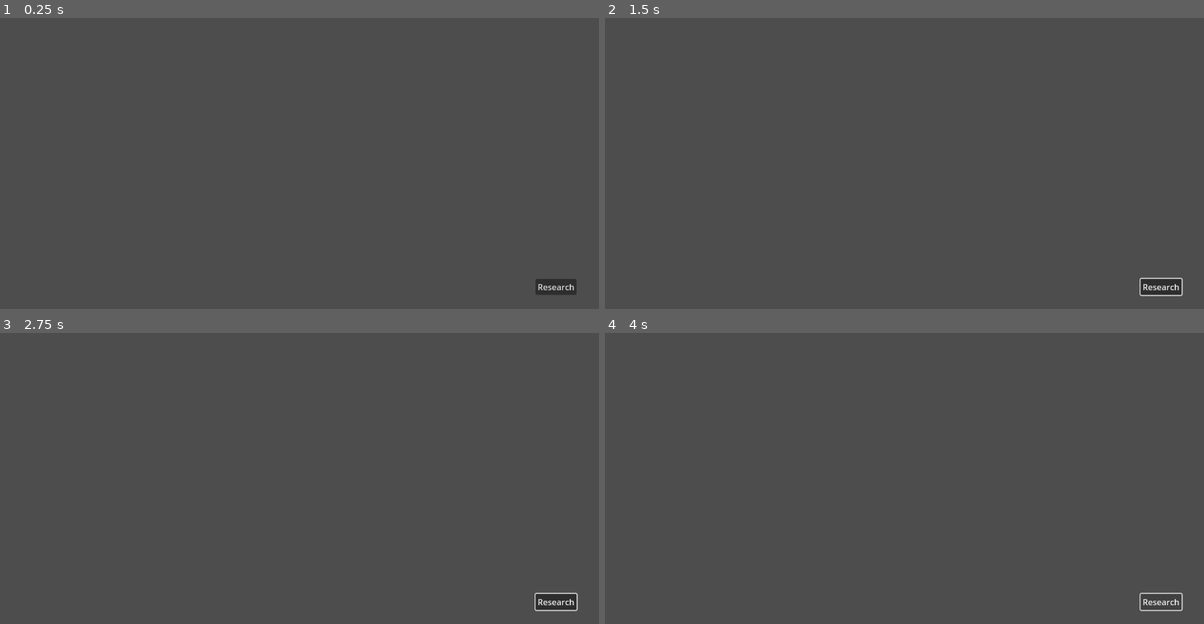
Above: before the commit, frames 1-4 (two rows, left to right).
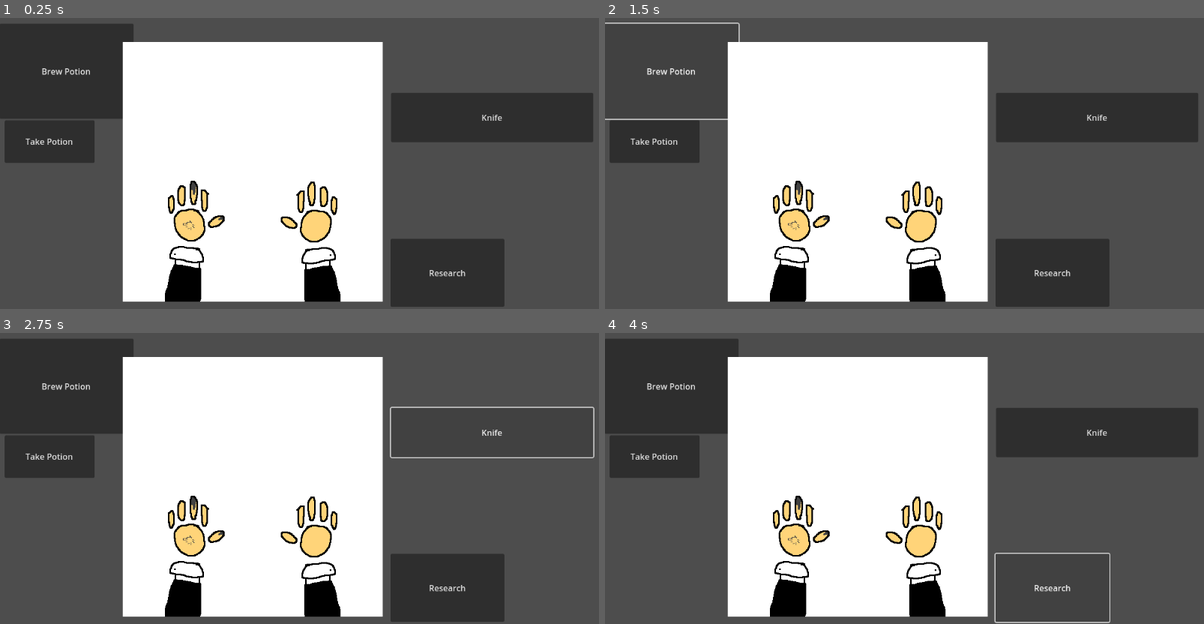
Above: after the commit, the same moments.

Repository: landonhershey/GWJ-Alchemist
Game: Godot game, scene res://node_2d.tscn
The game is run twice, just before and just after one commit, with the same random seed, the same clock (stepped at 60 frames per second) and the same inputs.
Inputs (mouse positions are in pixels of both pictures, inside the frame that each line leads up to):
- Up to frame 1 (0.25 s): no input
- Up to frame 2 (1.5 s): click "Research" at 0.5 s; click (670, 70) at 1.25 s, where only the run after the commit has a clickable "Brew Potion"
- Up to frame 3 (2.75 s): click (491, 431) at 2 s, where only the run after the commit has a clickable "Knife"
- Up to frame 4 (4 s): click (652, 455) at 2.75 s, where only the run after the commit has a clickable "Take Potion"; click "Research" at 3.5 s

The runs differ from the first frame. In frame 1, 58% of the frame differs, in the area x 0-99%, y 2-100%; in frame 2, 52%; in frame 3, 53%; in frame 4, 54%.

Commit message:
working basic prototype

Diff:
--- a/node_2d.tscn
+++ b/node_2d.tscn
@@ -1,10 +1,61 @@
-[gd_scene format=3 uid="uid://dbssb3p448wf4"]
+[gd_scene load_steps=5 format=3 uid="uid://dbssb3p448wf4"]
 
-[node name="Node2D" type="Node2D"]
+[ext_resource type="Texture2D" uid="uid://susmo0ambs03" path="res://sprites/hands/hand_1.png" id="1_0hol4"]
+[ext_resource type="Script" uid="uid://dxbtbu7ocipom" path="res://scripts/turn_manager.gd" id="2_q6r6c"]
+[ext_resource type="Script" uid="uid://dpv1luqqwsneu" path="res://scripts/player.gd" id="3_kdubu"]
+[ext_resource type="Script" uid="uid://b7o11vb0q3t8j" path="res://scripts/hand.gd" id="4_d21ai"]
 
-[node name="Button" type="Button" parent="."]
-offset_left = 1030.0
-offset_top = 590.0
-offset_right = 1109.0
-offset_bottom = 621.0
+[node name="World" type="Node2D"]
+
+[node name="ResearchBtn" type="Button" parent="."]
+offset_left = 751.0
+offset_top = 513.0
+offset_right = 970.0
+offset_bottom = 644.0
 text = "Research"
+
+[node name="BrewPotion" type="Button" parent="."]
+offset_left = -1.0
+offset_top = 99.0
+offset_right = 257.0
+offset_bottom = 282.0
+text = "Brew Potion"
+
+[node name="Hand1" type="Sprite2D" parent="."]
+position = Vector2(486, 384)
+texture = ExtResource("1_0hol4")
+
+[node name="Button3" type="Button" parent="Hand1"]
+anchors_preset = -1
+anchor_bottom = 0.002
+offset_left = 266.0
+offset_top = -152.0
+offset_right = 655.0
+offset_bottom = -58.0
+text = "Knife"
+
+[node name="TurnManager" type="Node" parent="."]
+script = ExtResource("2_q6r6c")
+
+[node name="Player" type="Node" parent="TurnManager"]
+script = ExtResource("3_kdubu")
+metadata/_custom_type_script = "uid://dpv1luqqwsneu"
+
+[node name="LeftHand" type="Node" parent="TurnManager/Player"]
+script = ExtResource("4_d21ai")
+metadata/_custom_type_script = "uid://b7o11vb0q3t8j"
+
+[node name="RightHand" type="Node" parent="TurnManager/Player"]
+script = ExtResource("4_d21ai")
+metadata/_custom_type_script = "uid://b7o11vb0q3t8j"
+
+[node name="TakePotion" type="Button" parent="."]
+offset_left = 9.0
+offset_top = 285.0
+offset_right = 182.0
+offset_bottom = 367.0
+text = "Take Potion"
+
+[connection signal="pressed" from="ResearchBtn" to="TurnManager/Player" method="_on_research_btn_pressed"]
+[connection signal="pressed" from="BrewPotion" to="TurnManager/Player" method="_on_brew_potion_pressed"]
+[connection signal="pressed" from="TakePotion" to="TurnManager/Player" method="_on_take_potion_pressed"]
--- a/scripts/adrenaline.gd
+++ b/scripts/adrenaline.gd
@@ -12,5 +12,9 @@
     infection_multiplier = 1.0
     infection_reduction = 0.0
 
-func end_turn() -> void:
-    super.end_turn()
+func apply_effect(player: Player) -> void:
+    print("Applying Adrenaline effect")
+    super.apply_effect(player)
+
+func end_turn(player: Player) -> void:
+    super.end_turn(player)
--- a/scripts/game.gd
+++ /dev/null
@@ -1,60 +0,0 @@
-extends Node
-
-# var player = preload("res://scripts/player.gd")
-
-var player : Player
-var current_state: GameState = GameState.START_TURN
-
-# Enum for the different states
-enum GameState {
-    START_TURN,
-    PLAYER_INPUT,
-    END_TURN
-}
-
-func _ready() -> void:
-    player = Player.new()
-    player.player_decision_made.connect(_player_decision_made)
-    add_child(player)
-    # Initialize the game state
-    change_state(GameState.START_TURN)
-
-
-# Function to change the state
-func change_state(new_state: GameState) -> void:
-    current_state = new_state
-    match current_state:
-        GameState.START_TURN:
-            start_turn()
-        GameState.PLAYER_INPUT:
-            player_input()
-        GameState.END_TURN:
-            end_turn()
-
-# Logic for the START_TURN state
-func start_turn() -> void:
-    print("Starting turn...")
-    # Add your start turn logic here
-
-    # UI changes, possibly dialogue boxes, etc.
-    change_state(GameState.PLAYER_INPUT)
-
-# Logic for the PLAYER_INPUT state
-func player_input() -> void:
-    print("Waiting for player input...")
-    # wait for player input (this is just a placeholder)
-    await player_choice()  # Assume this is a function that waits for player input
-
-    change_state(GameState.END_TURN)
-
-# Logic for the END_TURN state
-func end_turn() -> void:
-    print("Ending turn...")
-    # Add your end turn logic here
-    # Transition back to START_TURN for the next turn
-    change_state(GameState.START_TURN)
-
-
-func game_over() -> void:
-    print("Game Over!")
-    # Handle game over logic here
--- a/scripts/hand.gd
+++ b/scripts/hand.gd
@@ -1,47 +1,50 @@
+extends Node
+
 class_name Hand
 
 # Properties
 var infection: float = 0.0 # Infection level (0.0 to 1.0)
-var infection_rate: float = 0.01 # Rate at which infection increases
+var infection_rate: float = 0.0 # Rate at which infection increases
 var productivity: float = 1.0 # Productivity level (1.0 is base productivity)
 
 signal infection_complete
 
-func _init(infection_p : float, infection_rate_p : float, productivity_p : float) -> void:
-    # Initialize any necessary variables or states here
-    infection = infection_p
-    infection_rate = infection_rate_p
-    productivity = productivity_p
+func create(infection_p : float, infection_rate_p : float, productivity_p : float) -> void:
+	# Initialize any necessary variables or states here
+	infection = infection_p
+	infection_rate = infection_rate_p
+	productivity = productivity_p
 
 
 func get_infection() -> float:
-    return infection
+	return infection
 
 # Method to calculate productivity based on infection level
 func get_productivity() -> float:
-    return 1.0 - infection # Productivity decreases as infection increases
+	return productivity # will cause bug
 
 func get_infection_rate() -> float:
-    return infection_rate
+	return infection_rate
 
 
 func set_infection(new_infection: float) -> void:
-    infection = clamp(new_infection, 0.0, 1.0) # Ensure infection stays within bounds
+	infection = clamp(new_infection, 0.0, 1.0) # Ensure infection stays within bounds
 
 func reduce_infection(amount: float) -> void:
-    infection = max(0.0, infection - amount)
+	infection = max(0.0, infection - amount)
 
 func set_infection_rate(new_infection_rate: float) -> void:
-    infection_rate = new_infection_rate
+	infection_rate = new_infection_rate
 
 func set_productivity(new_productivity: float) -> void:
-    productivity = new_productivity
+	print("Setting productivity to: ", new_productivity)
+	productivity = new_productivity
 
 
 func end_turn() -> void:
-    infection += infection_rate
-    productivity = 1.0 - infection
-    if infection >= 1.0:
-        infection = 1.0
-        productivity = 0.0
-        emit_signal("infection_complete")
+	infection += infection_rate
+	productivity = productivity - infection
+	if infection >= 1.0:
+		infection = 1.0
+		productivity = 0.0
+		emit_signal("infection_complete")
--- a/scripts/player.gd
+++ b/scripts/player.gd
@@ -1,9 +1,7 @@
 extends Node
-
-
 class_name Player
 
-const Game = preload("res://scripts/game.gd")
+@onready var Game = get_parent()
 
 @export var left_infection : float = 0.0
 @export var right_infection : float = 0.0
@@ -18,60 +16,116 @@
 @export var research_rate_multiplier : float = 1.0
 @export var research_color : Color = Color(0, 0, 1)
 
+var potion_supply : Array[Potion] = []
 var active_potions : Array[Potion] = []
 
-var left_hand : Hand
-var right_hand : Hand
+@onready var left_hand : Hand = $LeftHand
+
+@onready var right_hand : Hand = $RightHand
 
 
-signal player_decision_made
+signal player_turn_over
 
 
 func _ready() -> void:
-    left_hand = Hand.new(0.0, 0.1, 1.0)
-    right_hand = Hand.new(0.0, 0.0, 1.0)
+	# left_hand = Hand.new()
+	# right_hand = Hand.new()
+	# add_child(left_hand)
+	# add_child(right_hand)
+	print(get_children())
+	print(get_child(0).get_path())
+	print(left_hand.get_class())
+	left_hand.create(0.0, 0.1, 1.0)
+	right_hand.create(0.0, 0.0, 1.0)
 
-    left_hand.connect("infection_complete", Callable(self, "_on_left_hand_infection_exceeded"))
-    right_hand.connect("infection_complete", Callable(self, "_on_right_hand_infection_exceeded"))
+	left_hand.connect("infection_complete", Callable(self, "_on_left_hand_infection_exceeded"))
+	right_hand.connect("infection_complete", Callable(self, "_on_right_hand_infection_exceeded"))
 
 func player_input() -> void:
-    # Handle player input here
-    # enable UI elements for player input
-    player_decision_made.emit()
+	# Handle player input here
+	# enable UI elements for player input
+	player_turn_over.emit()
 
-    pass
+	pass
 
-
-func take_potion(potion : Potion) -> void:
-    potion.apply_effect()
-    # left_hand.reduce_infection(potion.infection_reduction)
-    # right_hand.reduce_infection(potion.infection_reduction)
 
 
 
 func end_turn() -> void:
-    left_hand.end_turn()
-    right_hand.end_turn()
+	left_hand.end_turn()
+	right_hand.end_turn()
+
+	for potion in active_potions:
+		potion.end_turn(self)
+		if potion.effect_duration <= 0:
+			active_potions.erase(potion)
+
+	print(get_stats())
 
 func _on_left_hand_infection_exceeded() -> void:
-    print("Left hand infection exceeded!")
+	print("Left hand infection exceeded!")
+	Game.on_game_over()
 
 func _on_right_hand_infection_exceeded() -> void:
-    print("Right hand infection exceeded!")
-    Game.game_over()
+	print("Right hand infection exceeded!")
+	Game.on_game_over()
 
 
+func _on_research_btn_pressed() -> void:
+	research()
+
 func research():
-    if research_progress > max_research:
-        print("research complete")
-        return
+	if research_progress > max_research:
+		print("research complete")
+		return
+
+	if research_progress < max_research:
+		research_progress += get_net_productivity()* research_rate
+		if research_progress > max_research:
+			research_progress = max_research
+
+	player_turn_over.emit()
 
 
-    if research_progress < max_research:
-        research_progress += research_rate * research_rate_multiplier
-        if research_progress > max_research:
-            research_progress = max_research
+
 
 func get_net_productivity() -> float:
-    # Calculate the productivity based on the infection levels
-    return (1.0 - (left_hand.get_infection())) + (1.0 - (right_hand.get_infection()))
+	# Calculate the productivity based on the infection levels
+	return left_hand.get_productivity() + right_hand.get_productivity()
+
+
+
+
+
+func get_stats() -> Dictionary:
+	return {
+		"left_infection": left_hand.get_infection(),
+		"right_infection": right_hand.get_infection(),
+		"research_progress": research_progress,
+		"net_productivity": get_net_productivity()
+	}
+
+
+func _on_take_potion_pressed() -> void:
+	var p = potion_supply.pop_back()
+	if p:
+		take_potion(p)
+	else:
+		print("No potions to take")
+
+
+
+func brew_potion(potion : Potion) -> void:
+	print("Brewing potion")
+	potion_supply.append(potion)
+
+func take_potion(potion : Potion) -> void:
+	print("Taking potion")
+	active_potions.append(potion)
+	potion.apply_effect(self)
+
+
+func _on_brew_potion_pressed() -> void:
+	print("Brewing potion")
+	brew_potion(Adrenaline.new())
+	player_turn_over.emit()
--- a/scripts/potion.gd
+++ b/scripts/potion.gd
@@ -10,7 +10,6 @@
 
 signal potion_effect_ended
 
-var player : Player
 
 func _init() -> void:
 
@@ -20,14 +19,23 @@
     infection_reduction = 0.0
     infection_multiplier = 1.0
 
-func apply_effect() -> void:
+func apply_effect(player: Player) -> void:
     # Apply the potion effects here
-    pass
+    player.left_hand.set_productivity(player.left_hand.get_productivity() * productivity_multiplier)
+    player.right_hand.set_productivity(player.right_hand.get_productivity() * productivity_multiplier)
 
-func end_turn() -> void:
+
+func remove_effect(player: Player) -> void:
+    # Remove the potion effects here
+    player.left_hand.set_productivity(player.left_hand.get_productivity() / productivity_multiplier)
+    player.right_hand.set_productivity(player.right_hand.get_productivity() / productivity_multiplier)
+    print("REMOVING potion effect")
+
+func end_turn(player: Player) -> void:
     # Apply the potion effects for the turn
     effect_duration -= 1
     if effect_duration <= 0:
         # Reset effects after duration
         effect_duration = 0
+        remove_effect(player)
         emit_signal("potion_effect_ended")
--- /dev/null
+++ b/scripts/turn_manager.gd
@@ -0,0 +1,64 @@
+extends Node
+
+# var player = preload("res://scripts/player.gd")
+
+var player : Player
+var current_state: GameState = GameState.START_TURN
+
+signal game_over
+
+# Enum for the different states
+enum GameState {
+	START_TURN,
+	PLAYER_INPUT,
+	END_TURN
+}
+
+func _ready() -> void:
+	# player = Player.new()
+	# add_child(player)
+	player = $Player
+
+	# Initialize the game state
+	change_state(GameState.START_TURN)
+
+
+# Function to change the state
+func change_state(new_state: GameState) -> void:
+	current_state = new_state
+	match current_state:
+		GameState.START_TURN:
+			start_turn()
+		GameState.PLAYER_INPUT:
+			player_input()
+		GameState.END_TURN:
+			end_turn()
+
+# Logic for the START_TURN state
+func start_turn() -> void:
+	print("Starting turn...")
+	# Add your start turn logic here
+
+	# UI changes, possibly dialogue boxes, etc.
+	change_state(GameState.PLAYER_INPUT)
+
+# Logic for the PLAYER_INPUT state
+func player_input() -> void:
+	print("Waiting for player input...")
+	# wait for player input (this is just a placeholder)
+	await player.player_turn_over
+
+	change_state(GameState.END_TURN)
+
+# Logic for the END_TURN state
+func end_turn() -> void:
+	player.end_turn()
+	print("Ending turn...")
+
+	# Add your end turn logic here
+	# Transition back to START_TURN for the next turn
+	change_state(GameState.START_TURN)
+
+func on_game_over() -> void:
+	print("Game Over!")
+	emit_signal("game_over")
Not shown, added: scripts/turn_manager.gd.uid
